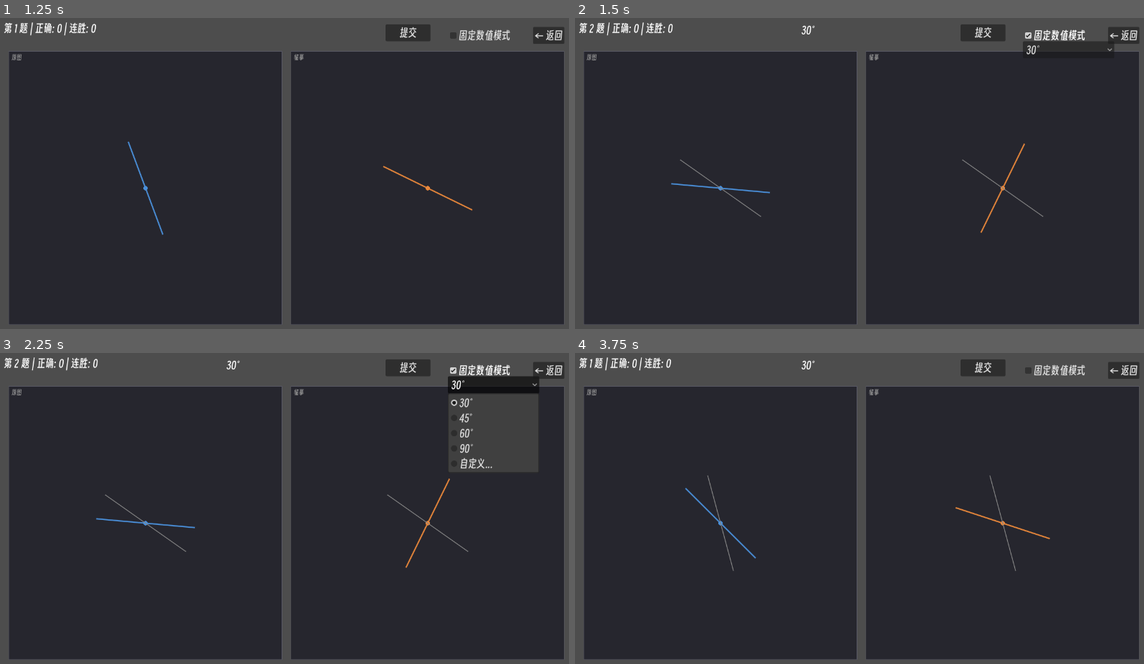
Above: before the commit, frames 1-4 (two rows, left to right).
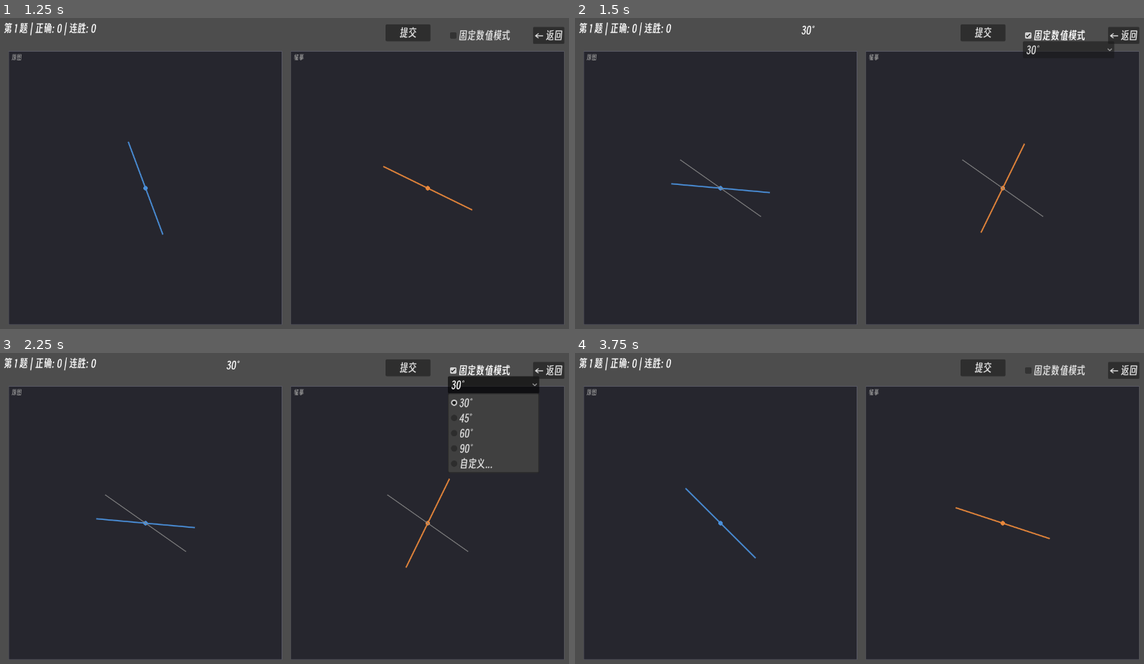
Above: after the commit, the same moments.

Repository: Andl-Liu/ShapeSpeed
Game: Godot game, scene res://src/scenes/menu.tscn
The game is run twice, just before and just after one commit, with the same random seed, the same clock (stepped at 60 frames per second) and the same inputs.
Inputs:
- Up to frame 1 (1.25 s): click "固定中心角度练习" at 0.5 s
- Up to frame 2 (1.5 s): click "固定数值模式" at 1.25 s
- Up to frame 3 (2.25 s): click "30°" at 2 s
- Up to frame 4 (3.75 s): click "← 返回" at 2.75 s; click "固定中心角度练习" at 3.5 s

Frame 1 is identical in both runs. In frame 2, 0.3% of the frame differs, in the area x 2-18%, y 1-6%; in frame 3, 0.3%; in frame 4, 0.2%.

Commit message:
修复了固定数值模式再重新进入练习后不被重制的bug；修复了当前练习数不正常增多的bug；

Diff:
--- a/src/autoload/game_manager.gd
+++ b/src/autoload/game_manager.gd
@@ -58,6 +58,21 @@
 	exercise_started.emit(_current_exercise)
 
 
+## 不增加回合数地重新生成当前练习（用于切换固定数值模式等配置变更）
+func regenerate_exercise() -> void:
+	if _current_exercise:
+		_current_exercise.cleanup()
+		_current_exercise.queue_free()
+		_current_exercise = null
+
+	_current_exercise = ExerciseFactory.create_exercise(session_type, session_difficulty, session_options)
+	_current_exercise.exercise_completed.connect(_on_exercise_completed)
+
+	# 注意：不增加 _round
+	_set_state(State.PLAYING)
+	exercise_started.emit(_current_exercise)
+
+
 ## 用户点击「提交」
 func submit_current_exercise() -> void:
 	if _state != State.PLAYING or not _current_exercise:
@@ -100,6 +115,7 @@
 	_round = 0
 	_correct_count = 0
 	_streak = 0
+	session_options = {}
 	_set_state(State.IDLE)
 
 
--- a/src/main.gd
+++ b/src/main.gd
@@ -361,18 +361,18 @@
 		_regenerate_with_fixed_value()
 
 
-## 以当前选中的固定数值重新生成练习
+## 以当前选中的固定数值重新生成练习（不增加回合数）
 func _regenerate_with_fixed_value() -> void:
 	GameManager.session_options = {
 		"is_fixed_angle_mode": true,
 		"fixed_angle_value_deg": _selected_fixed_value,
 	}
-	GameManager.start_new_exercise()
-
-
-## 关闭固定数值模式，重新生成普通练习
+	GameManager.regenerate_exercise()
+
+
+## 关闭固定数值模式，重新生成普通练习（不增加回合数）
 func _regenerate_without_fixed_value() -> void:
 	GameManager.session_options = {
 		"is_fixed_angle_mode": false,
 	}
-	GameManager.start_new_exercise()
+	GameManager.regenerate_exercise()
--- a/src/scenes/main.tscn
+++ b/src/scenes/main.tscn
@@ -33,8 +33,9 @@
 theme_override_font_sizes/font_size = 24
 text = "总分: 0"
 
-[node name="FixedValueCheckBox" type="CheckBox" parent="UI" unique_id=2938475610]
+[node name="FixedValueCheckBox" type="CheckBox" parent="UI" unique_id=-1356491686]
 visible = false
+anchors_preset = 1
 anchor_left = 1.0
 anchor_right = 1.0
 offset_left = -280.0
@@ -44,8 +45,9 @@
 grow_horizontal = 0
 text = "固定数值模式"
 
-[node name="FixedValueDropdown" type="OptionButton" parent="UI" unique_id=3847561092]
+[node name="FixedValueDropdown" type="OptionButton" parent="UI" unique_id=-447406204]
 visible = false
+anchors_preset = 1
 anchor_left = 1.0
 anchor_right = 1.0
 offset_left = -280.0
@@ -54,8 +56,9 @@
 offset_bottom = 80.0
 grow_horizontal = 0
 
-[node name="FixedValueCustomInput" type="LineEdit" parent="UI" unique_id=4756109283]
+[node name="FixedValueCustomInput" type="LineEdit" parent="UI" unique_id=461141987]
 visible = false
+anchors_preset = 1
 anchor_left = 1.0
 anchor_right = 1.0
 offset_left = -280.0
